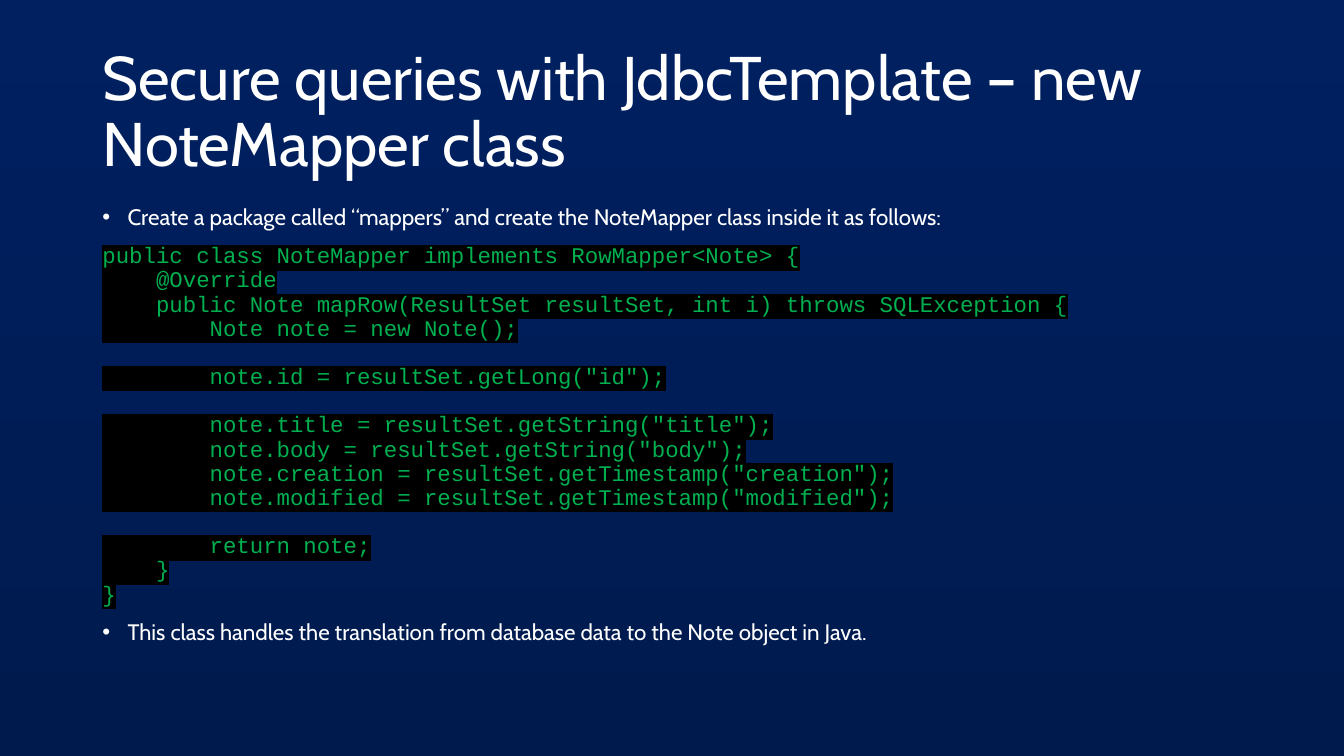
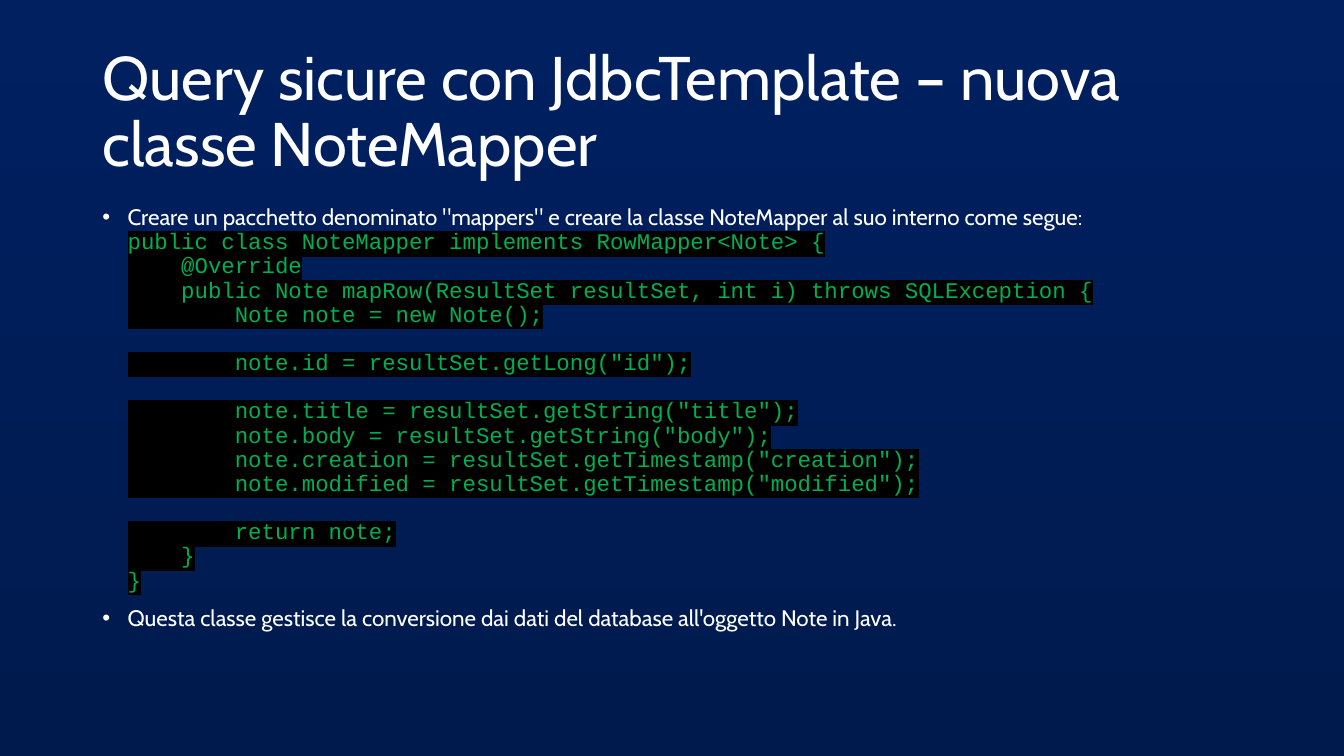
Before and after one commit to AlessandroS94/corso_21122022, a slide deck: slide 13 of Day 4/slide/Spring JDBC.pptx. Drawn at 1344x756 pixels with LibreOffice and Linux fonts; fonts in the diff are those of the drawing. Boxes give left, top, right and bottom in pixels: in the first picture for what was removed or moved away, otherwise in the second. Text is boxed around its words. In the diff, an @@ line names an element or a change of style, - is before the commit and + after.

```diff
--- a/Day 4/slide/Spring JDBC.pptx
+++ b/Day 4/slide/Spring JDBC.pptx
@@ title at bbox=[102, 53, 1120, 180]: text changed @@
-Secure queries with JdbcTemplate – new NoteMapper class
+Query sicure con JdbcTemplate – nuova classe NoteMapper
@@ text at bbox=[128, 208, 1082, 632]: text changed @@
-• Create a package called “mappers” and create the NoteMapper class inside it as follows:
-public class NoteMapper implements RowMapper<Note> {
-@Override
-public Note mapRow(ResultSet resultSet, int i) throws SQLException {
-Note note = new Note();
-note.id = resultSet.getLong("id");
-note.title = resultSet.getString("title");
-note.body = resultSet.getString("body");
-note.creation = resultSet.getTimestamp("creation");
-note.modified = resultSet.getTimestamp("modified");
-return note;
-}
-}
-• This class handles the translation from database data to the Note object in Java.
+• Creare un pacchetto denominato "mappers" e creare la classe NoteMapper al suo interno come segue:
+  public class NoteMapper implements RowMapper<Note> {
+  @Override
+  public Note mapRow(ResultSet resultSet, int i) throws SQLException {
+  Note note = new Note();
+  note.id = resultSet.getLong("id");
+  note.title = resultSet.getString("title");
+  note.body = resultSet.getString("body");
+  note.creation = resultSet.getTimestamp("creation");
+  note.modified = resultSet.getTimestamp("modified");
+  return note;
+  }
+  }
+• Questa classe gestisce la conversione dai dati del database all'oggetto Note in Java.
```
Also in this commit, not shown: 24 other slides changed, 7 other files.
